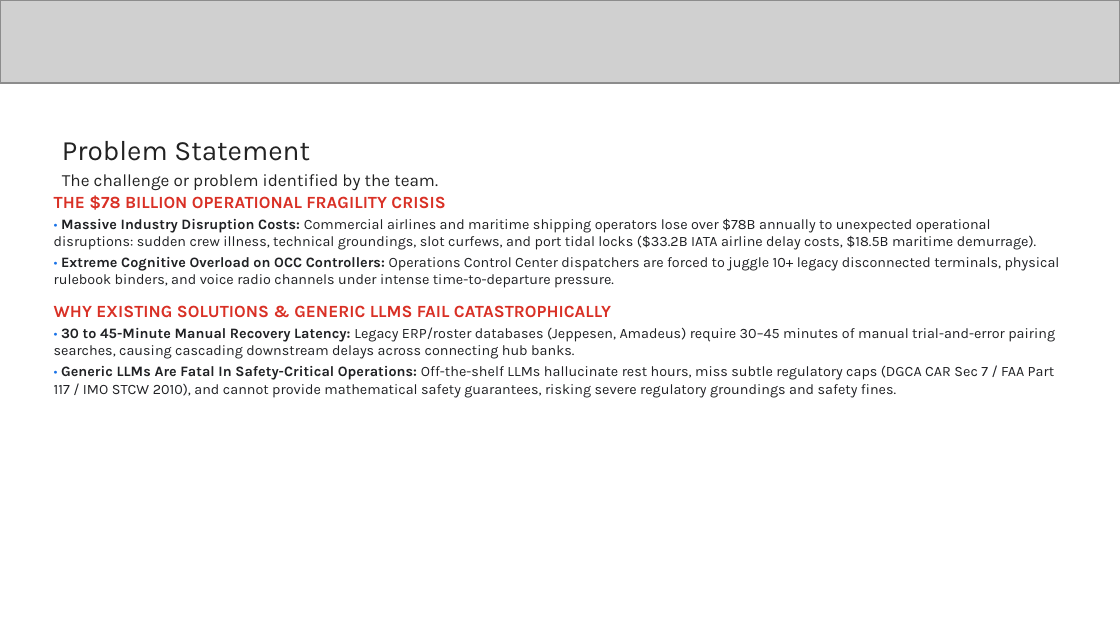
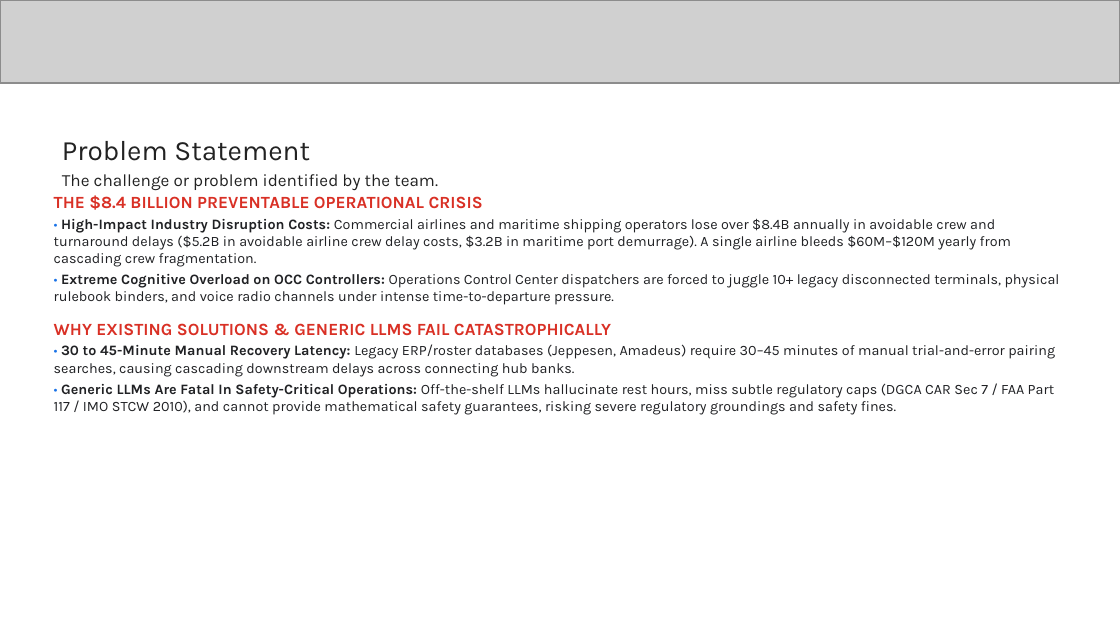
Before and after one commit to chiraghs/crewops, a slide deck: slide 3 of submission/CrewOps - Startup Buildathon Idea Submission.pptx. Drawn at 1120x630 pixels with LibreOffice and Linux fonts; fonts in the diff are those of the drawing; grey boxes stand for pictures. Boxes give left, top, right and bottom in pixels: in the first picture for what was removed or moved away, otherwise in the second. Text is boxed around its words. In the diff, an @@ line names an element or a change of style, - is before the commit and + after.

Commit message:
docs: adjust problem framing from macro B to defensible .4B addressable avoidable disruption costs

```diff
--- a/submission/CrewOps - Startup Buildathon Idea Submission.pptx
+++ b/submission/CrewOps - Startup Buildathon Idea Submission.pptx
@@ text at (54, 195, 1011, 267): text changed @@
-THE $78 BILLION OPERATIONAL FRAGILITY CRISIS
-• Massive Industry Disruption Costs: Commercial airlines and maritime shipping operators lose over $78B annually to unexpected operational disruptions: sudden crew illness, technical groundings, slot curfews, and port tidal locks ($33.2B IATA airline delay costs, $18.5B maritime demurrage).
+THE $8.4 BILLION PREVENTABLE OPERATIONAL CRISIS
+• High-Impact Industry Disruption Costs: Commercial airlines and maritime shipping operators lose over $8.4B annually in avoidable crew and turnaround delays ($5.2B in avoidable airline crew delay costs, $3.2B in maritime port demurrage). A single airline bleeds $60M–$120M yearly from cascading crew fragmentation.
```
Also in this commit, not shown: 5 other files.
